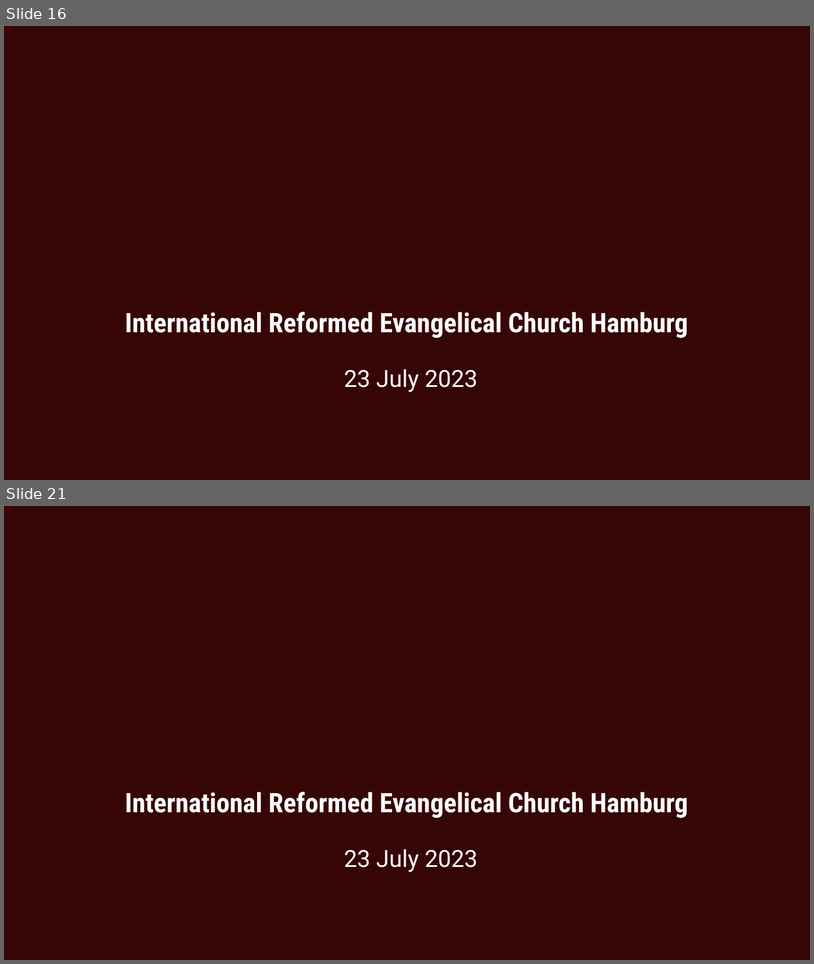
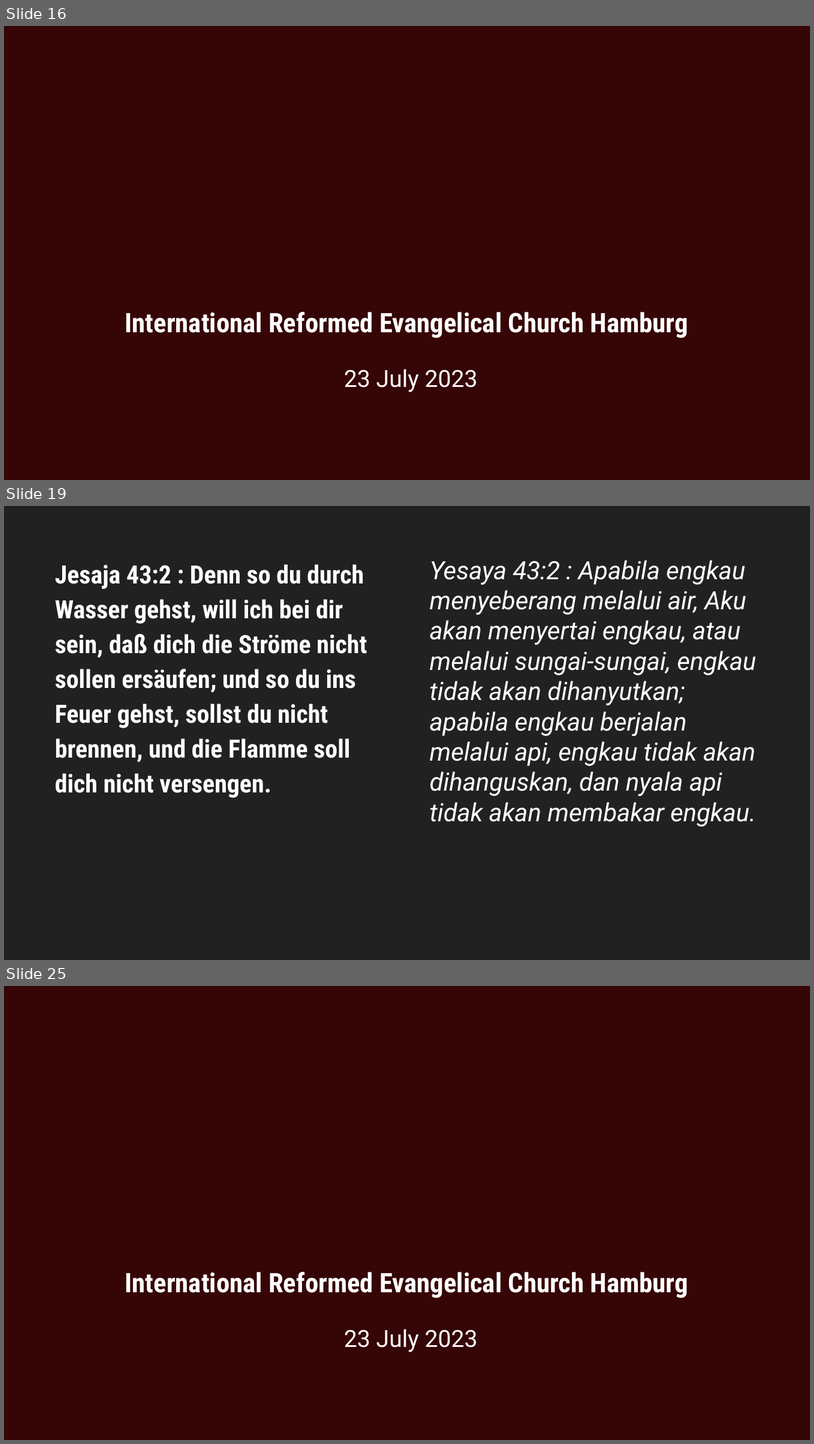
Before and after one commit to stepkurniawan/grii_hamburg_slidemaker, a slide deck: 20230723.pptx. Shown one above the other, each under a label of ours: slides 16 and 21 before the commit, slides 16, 19 and 25 after it; the slides between them are not shown. The pictures are 814x964 and 814x1444 pixels, drawn with LibreOffice and Linux fonts; fonts in the diff are those of the drawing; background and template pictures are left out. Boxes give left, top, right and bottom in pixels: in the first picture for what was removed or moved away, otherwise in the second. Text is boxed around its words. In the diff, an @@ line names an element or a change of style, - is before the commit and + after.

```diff
--- a/20230723.pptx
+++ b/20230723.pptx
@@ slide 19 added at bbox=[4, 506, 810, 960], background #212121 @@
@@ text added at bbox=[55, 564, 367, 798], 30 pt, text #FFFFFF, bold @@
+Jesaja 43:2 : Denn so du durch Wasser gehst, will ich bei dir sein, daß dich die Ströme nicht sollen ersäufen; und so du ins Feuer gehst, sollst du nicht brennen, und die Flamme soll dich nicht versengen.
@@ text added at bbox=[430, 560, 756, 826], 30 pt, text #FFFFFF, italic @@
+Yesaya 43:2 : Apabila engkau menyeberang melalui air, Aku akan menyertai engkau, atau melalui sungai-sungai, engkau tidak akan dihanyutkan; apabila engkau berjalan melalui api, engkau tidak akan dihanguskan, dan nyala api tidak akan membakar engkau.
@@ what was slide 21 is now slide 25 @@
```
Also in this commit, not shown: 1 slide changed, 7 other slides added, 4 slides removed, 5 other files.
